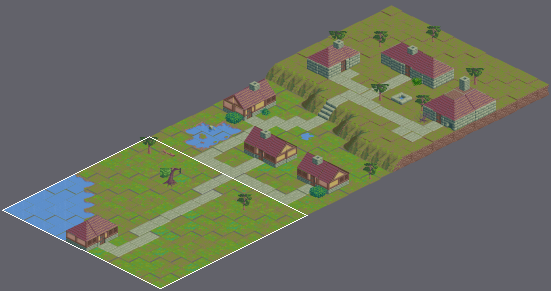
Two states of a Tiled map, assets/maps/level1.tmx. Above, an overview of the earlier version with the close-up marked.
Close-up. First the earlier version:
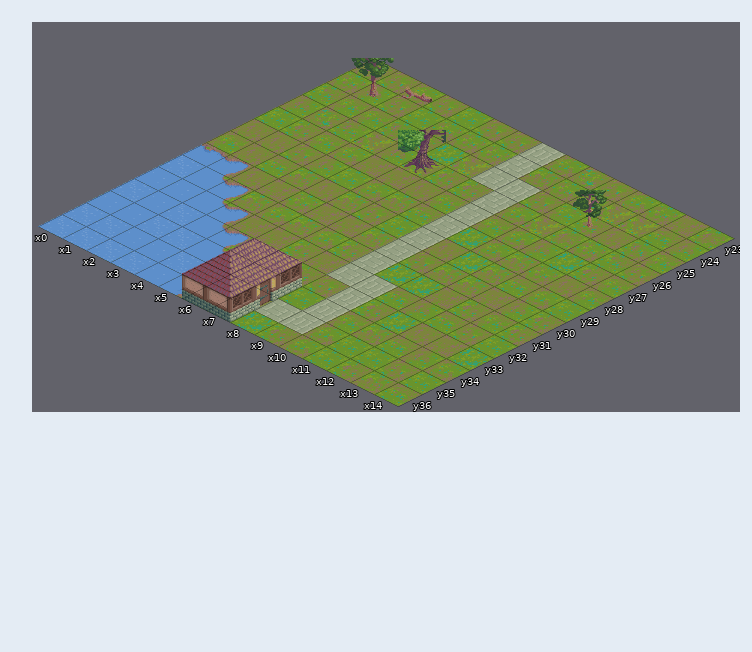
Cells are 64x32 px. Isometric: x runs down to the right, y down to the left. Shown: x 0..14, y 23..36.
The same view after the edit:
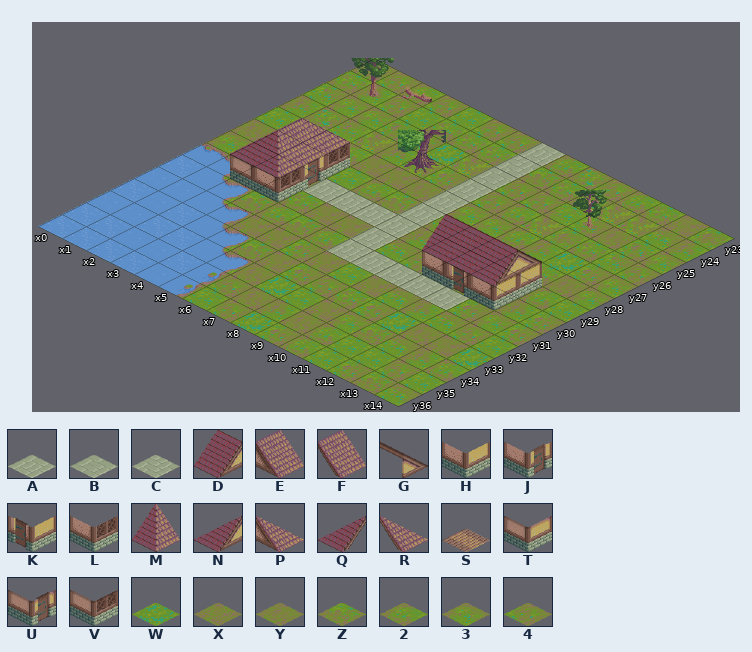
Key: from "iso-64x64-building_2": A 2, B 3, C 4, D 11, E 12, F 14, G 17, H 21, J 24, K 25, L 26, M 29, N 60, P 61, Q 62, R 63, S 64, T 71, U 74, V 76; from "iso-64x64-outside": W 0, X 2, Y 3, Z 10, 2 11, 3 12, 4 13.
_ is an empty cell.
The exact change:
Layer "0 floor":
Tile 3 replaces tile 2 in row 28 at x 10.
Tile 3 replaces tile W in row 28 at x 9.
Tile 3 replaces tile Y in row 29 at x 9.
Tile 4 replaces tile A in row 25 at x 8.
Tile 4 replaces tile C in row 26 at x 8.
Tile X replaces tile W in row 29 at x 10.
Tile X replaces tile Z in row 30 at x 10.
Layer "0 decoration":
Tile A replaces tile B in row 31 at x 8.
Tile A is added in rows 26 to 28 at x 7; in row 29 at x 4 to 7; in row 30 at x 7; in row 31 at x 7 and 9 to 11.
Tile H is added in row 29 at x 10 to 12; in row 30 at x 10 and 12.
Tile J is added in row 29 at x 3.
Tile K is added in row 30 at x 11.
Tile L is added in row 28 at x 3; in row 30 at x 3.
Tile T is added in rows 28 to 30 at x 2.
The author cleared tile A in rows 32 to 35 at x 9.
The author cleared tile B in rows 27 to 30 at x 8; in row 32 at x 8; in row 35 at x 8.
The author cleared tile U in row 35 at x 7.
The author cleared tile V in row 34 at x 6 to 7; in row 35 at x 6; in row 36 at x 6 to 7.
Layer "1 floor":
Tile D is added in row 29 at x 9 to 11.
Tile E is added in row 28 at x 2.
Tile G is added in row 28 at x 11.
Tile M is added in row 29 at x 2.
Tile Q is added in row 29 at x 1.
Tile R is added in row 27 at x 2.
The author cleared tile F in row 34 at x 6.
The author cleared tile M in row 35 at x 6.
The author cleared tile N in row 35 at x 5.
The author cleared tile P in row 33 at x 6.
The author cleared tile S in row 33 at x 5.
Boxes around the changes in both close-ups, in picture pixels (x1, y1, x2, y2):
changed: (182, 118, 542, 334)
